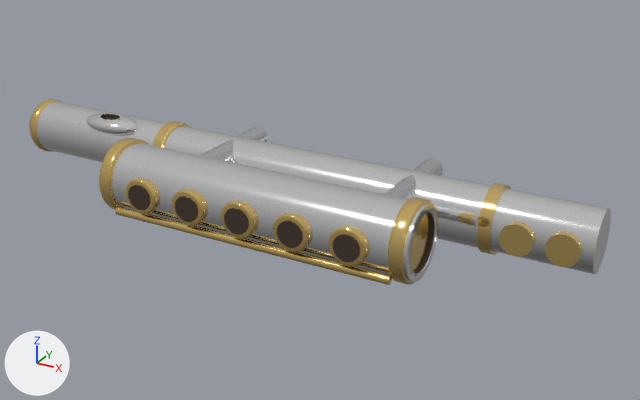
Before and after pictures for a commit that changed the glTF model tools/video/marble_music/assets/instruments/flute/v5/model.glb.
Camera for both pictures: a camera (50 mm lens) standing at (0.784, -1.206, 0.619) and looking at (0.028, 0.169, -0.069). The lights are fixed; the arrows at lower left show +X, +Y and +Z. The first picture is the older version. Vertices at exactly the same position are counted once.

Objects in the first picture: 'flute_v5_default'.
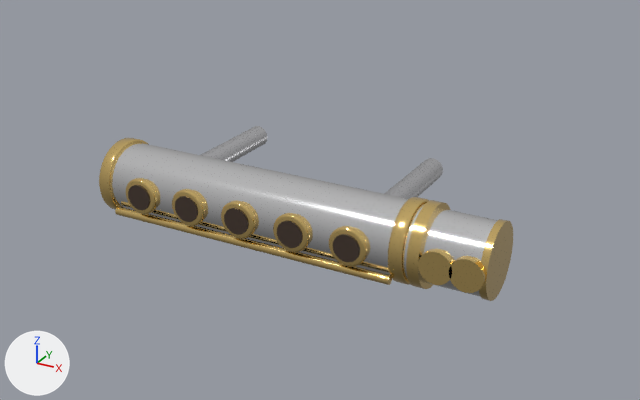
What differs and where, as boxes [x1, y1, x2, y2] in the pictures (640 x 400 px):
'flute_v5_default', reshaped (29% narrower)
    before: [29, 99, 611, 285]
    after: [99, 126, 513, 301]
part 1 of me_flute_v5_default, added
    after: [421, 209, 498, 297]
part 2 of me_flute_v5_default, added (beige)
    after: [479, 219, 513, 301]
part 3 of me_flute_v5_default, added (beige)
    after: [406, 200, 450, 289]
part 4 of me_flute_v5_default, added (beige)
    after: [418, 249, 454, 285]
part 5 of me_flute_v5_default, added (beige)
    after: [449, 256, 486, 293]
part 6 of me_flute_v5_default, deleted
    before: [29, 99, 611, 274]

Diff of the bpy script that builds the scene:
```diff
--- a/tools/video/marble_music/assets/instruments/flute/v5/model.glb.py
+++ b/tools/video/marble_music/assets/instruments/flute/v5/model.glb.py
@@ me_flute_v5_default @@
 # used by ob_flute_v5_default; location = (0.0, 0.0, 0.0)
-me_flute_v5_default.from_pydata(...)  # 3810 vertices, 7528 faces; spans x -0.75..0.55, y -0.078..0.31, z -0.119..0.051
+me_flute_v5_default.from_pydata(...)  # 3000 vertices, 5916 faces; spans x -0.31..0.439, y -0.078..0.31, z -0.091..0.051
+# me_flute_v5_default part 1: a new loose piece, a 48-sided cylinder along x spanning x 0.305..0.435, y -0.061..0.061, z -0.081..0.041, in mat_flute_v5_body_default (white #f6f6f7)
+# me_flute_v5_default part 2: a new loose piece, a 48-sided cylinder along x spanning x 0.427..0.439, y -0.064..0.064, z -0.084..0.044, in mat_fl4_gold (beige #f9d789)
+# me_flute_v5_default part 3: a new loose piece, a 48-sided cylinder along x spanning x 0.312..0.332, y -0.071..0.071, z -0.091..0.051, in mat_fl4_gold (beige #f9d789)
+# me_flute_v5_default part 4: a new loose piece, a 24-sided cylinder along y spanning x 0.332..0.388, y -0.072..-0.06, z -0.048..0.008, in mat_fl4_gold (beige #f9d789)
+# me_flute_v5_default part 5: a new loose piece, a 24-sided cylinder along y spanning x 0.382..0.438, y -0.072..-0.06, z -0.048..0.008, in mat_fl4_gold (beige #f9d789)
+# me_flute_v5_default part 6: 7 loose pieces with 1194 vertices, spanning x -0.75..0.55, y 0.151..0.284, z -0.119..0.012, are deleted
 me_flute_v5_default.materials.append(mat_flute_v5_body_default)
```
